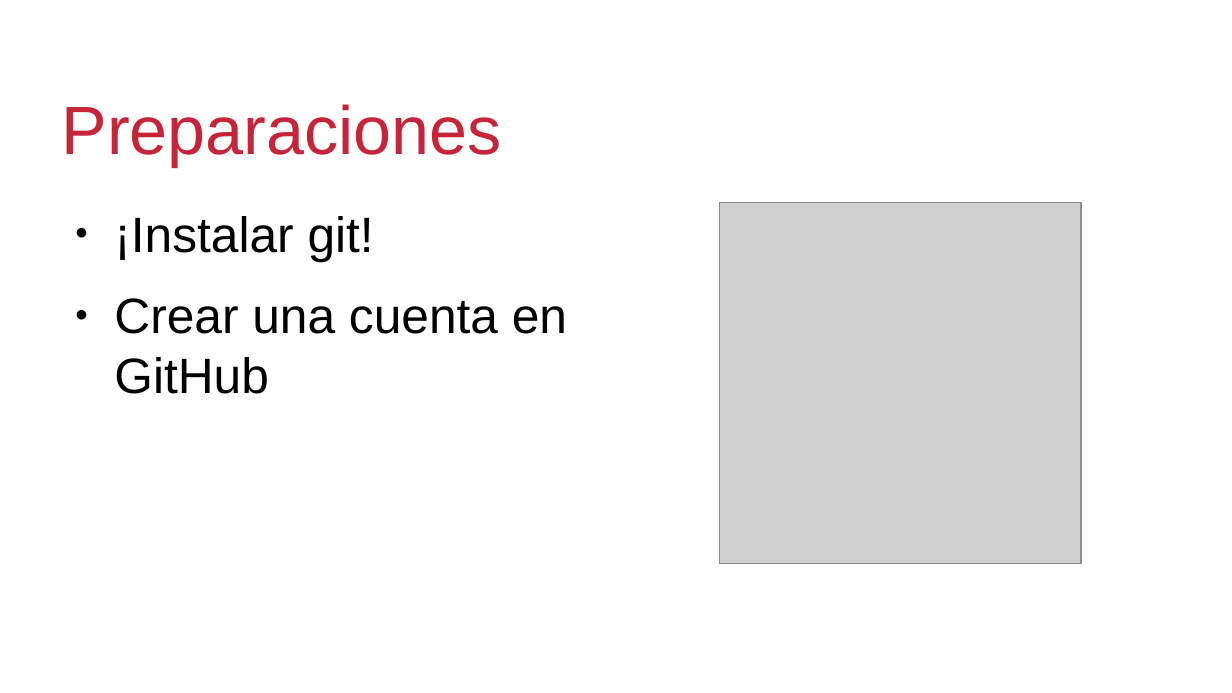
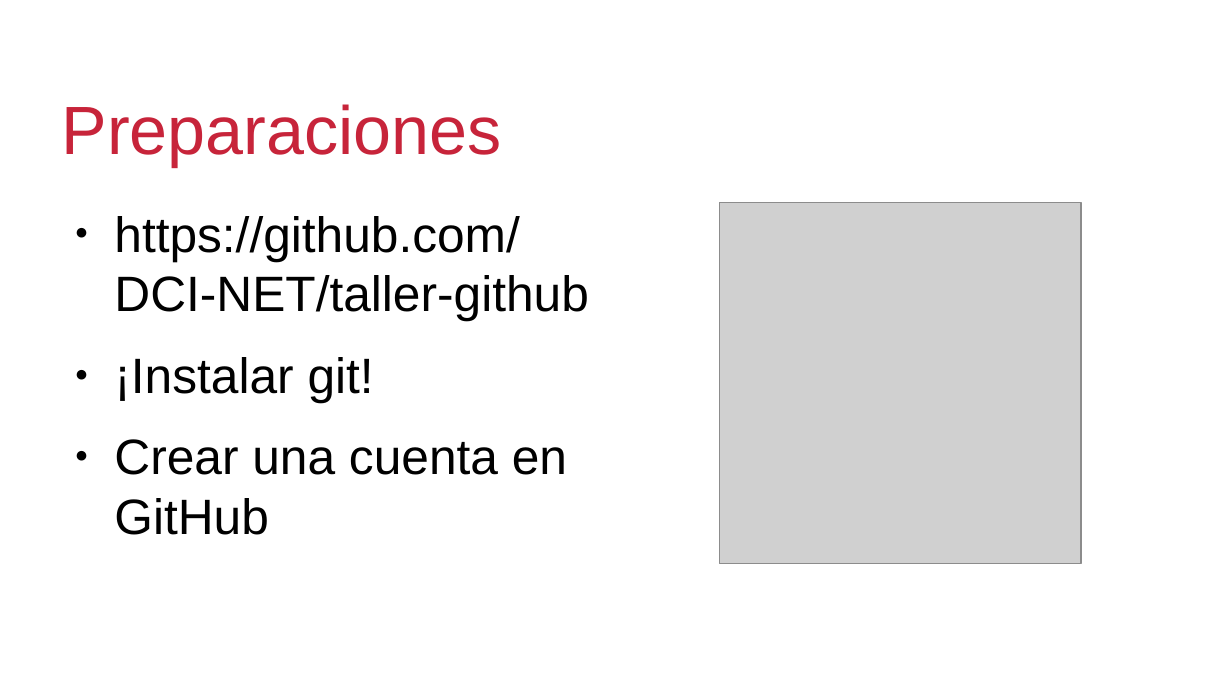
Before and after one commit to DCI-NET/taller-github, a slide deck: slide 2 of presentacion.odp. Drawn at 1232x693 pixels with LibreOffice and Linux fonts; fonts in the diff are those of the drawing; grey boxes stand for pictures; background and template pictures are left out. Boxes give left, top, right and bottom in pixels: in the first picture for what was removed or moved away, otherwise in the second. Text is boxed around its words. In the diff, an @@ line names an element or a change of style, - is before the commit and + after.

```diff
--- a/presentacion.odp
+++ b/presentacion.odp
@@ text at box(114, 216, 589, 321): paragraph added @@
+● https://github.com/DCI-NET/taller-github
```
Also in this commit, not shown: 1 slide added, 1 other file.
